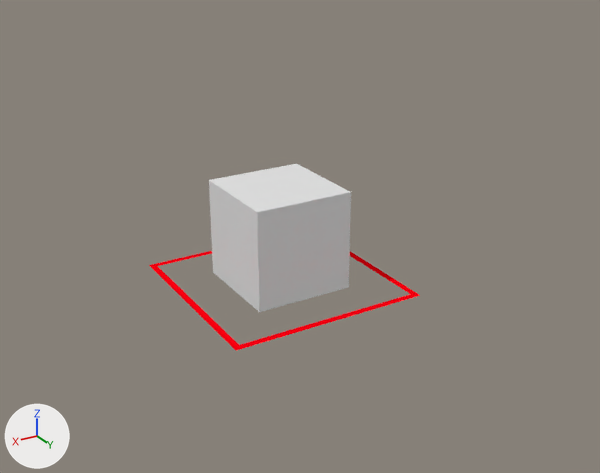
One commit to the Blender file rct2/scenery/SpaceTheming/sst_Satellite/sst_V001.blend: the scene before it, then after it.
One viewpoint serves both versions: a camera (50 mm lens) standing at (7.4, 13.13, 7.41) and looking at (-0.16, 0.53, 1.11). Every picture has the same lights, and +X, +Y and +Z are marked at lower left. The picture after the commit comes second.
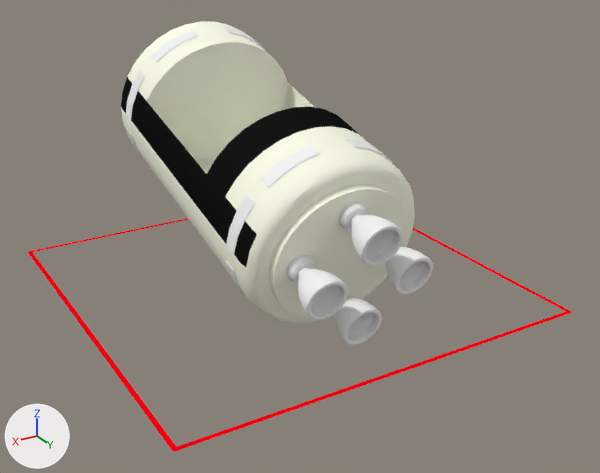
Diff of the bpy script that builds the scene:
```diff
--- a/rct2/scenery/SpaceTheming/sst_Satellite/sst_V001.blend.py
+++ b/rct2/scenery/SpaceTheming/sst_Satellite/sst_V001.blend.py
@@ me_plane_001 @@
 me_plane_001.from_pydata(...)  # 8 vertices, 4 faces; spans x -2.0..2.0, y -2.0..2.0, z 0.0
-me_plane_001.vertices[4].co = (-1.86, 1.86, 0.0)  # pixel (410, 294)
-me_plane_001.vertices[5].co = (-1.86, -1.86, 0.0)
-me_plane_001.vertices[6].co = (1.86, -1.86, 0.0)  # pixel (157, 266)
-me_plane_001.vertices[7].co = (1.86, 1.86, 0.0)  # pixel (239, 344)
+# me_plane_001 part 1
+me_plane_001.vertices[4].co = (-1.96, 1.96, 0.0)  # pixel (566, 311)
+me_plane_001.vertices[5].co = (-1.96, -1.96, 0.0)
+me_plane_001.vertices[6].co = (1.96, -1.96, 0.0)  # pixel (32, 252)
+me_plane_001.vertices[7].co = (1.96, 1.96, 0.0)  # pixel (176, 446)
 me_plane_001.materials.append(mat_guide)
@@ ob_cube @@
-ob_cube = bpy.data.objects.new('Cube', me_cube)
@@ ob_plane_001 @@
 ob_plane_001.location = (0.0, 0.0, 0.0)
+ob_plane_001.scale = (2.0, 2.0, 2.0)
@@ ob_cylinder_002 @@
+ob_cylinder_002 = bpy.data.objects.new('Cylinder.002', me_cylinder_004)  # 640 vertices, 610 faces; spans x -0.247..0.247, y -1.626..-1.241, z 0.304..0.799; in mat_space_steel (white #f5f5f5); modifiers EDGE_SPLIT
+ob_cylinder_002.parent = ob_cylinder
+ob_cylinder_002.location = (0.0, 0.0, 2.0)
+ob_cylinder_002.rotation_euler = (0.0, 0.0, 3.142)  # degrees (0, 0, 180)
+ob_cylinder_002.scale = (1.6, 2.56, 1.6)
@@ ob_cylinder @@
+ob_cylinder = bpy.data.objects.new('Cylinder', me_cylinder)  # 544 vertices, 542 faces; spans x -1.1..1.1, y -1.2..1.2, z -1.1..1.1; in mat_saturnv_white (white #feffeb), mat_saturnv_black (black #151515); modifiers EDGE_SPLIT
+ob_cylinder.location = (0.0, -0.87, 2.23)
+ob_cylinder.rotation_euler = (0.262, 0.0, 3.142)  # degrees (15, 0, 180)
+ob_cylinder.scale = (1.6, 2.56, 1.6)
@@ ob_cylinder_003 @@
+ob_cylinder_003 = bpy.data.objects.new('Cylinder.003', me_cylinder_004)  # 640 vertices, 610 faces; spans x -0.247..0.247, y -1.626..-1.241, z 0.304..0.799; in mat_space_steel (white #f5f5f5); modifiers EDGE_SPLIT
+ob_cylinder_003.parent = ob_cylinder
+ob_cylinder_003.location = (0.0, 0.0, 2.0)
+ob_cylinder_003.rotation_euler = (-3.142, -1.571, 0.0)  # degrees (-180, -90, 0)
+ob_cylinder_003.scale = (1.6, 2.56, 1.6)
@@ ob_cylinder_004 @@
+ob_cylinder_004 = bpy.data.objects.new('Cylinder.004', me_cylinder_004)  # 640 vertices, 610 faces; spans x -0.247..0.247, y -1.626..-1.241, z 0.304..0.799; in mat_space_steel (white #f5f5f5); modifiers EDGE_SPLIT
+ob_cylinder_004.parent = ob_cylinder
+ob_cylinder_004.location = (0.0, 0.0, 2.0)
+ob_cylinder_004.rotation_euler = (-3.142, 0.0, 0.0)  # degrees (-180, 0, 0)
+ob_cylinder_004.scale = (1.6, 2.56, 1.6)
@@ ob_cylinder_005 @@
+ob_cylinder_005 = bpy.data.objects.new('Cylinder.005', me_cylinder_004)  # 640 vertices, 610 faces; spans x -0.247..0.247, y -1.626..-1.241, z 0.304..0.799; in mat_space_steel (white #f5f5f5); modifiers EDGE_SPLIT
+ob_cylinder_005.parent = ob_cylinder
+ob_cylinder_005.location = (0.0, 0.0, 2.0)
+ob_cylinder_005.rotation_euler = (-3.142, 1.571, 0.0)  # degrees (-180, 90, 0)
+ob_cylinder_005.scale = (1.6, 2.56, 1.6)
@@ ob_cylinder_001 @@
+ob_cylinder_001 = bpy.data.objects.new('Cylinder.001', me_cylinder_003)  # 64 vertices, 34 faces; spans x -0.85..0.85, y -1.26..-1.2, z -0.85..0.85; in mat_saturnv_white (white #feffeb); modifiers EDGE_SPLIT
+ob_cylinder_001.parent = ob_cylinder
+ob_cylinder_001.location = (0.0, 0.0, 2.0)
+ob_cylinder_001.rotation_euler = (0.0, 0.0, 3.142)  # degrees (0, 0, 180)
+ob_cylinder_001.scale = (1.6, 2.56, 1.6)
@@ ob_cylinder_006 @@
+ob_cylinder_006 = bpy.data.objects.new('Cylinder.006', me_cylinder_006)  # 62 vertices, 23 faces; spans x -1.1..1.1, y -0.99..-0.87, z -1.1..1.08; in mat_space_steel (white #f5f5f5); modifiers MIRROR, SOLIDIFY, BEVEL, EDGE_SPLIT
+ob_cylinder_006.location = (0.0, -0.87, 2.23)
+ob_cylinder_006.rotation_euler = (0.262, 0.0, 3.142)  # degrees (15, 0, 180)
+ob_cylinder_006.scale = (1.6, 2.56, 1.6)
```

Boxes [x1, y1, x2, y2] around the edits, measured in the pictures (600 x 473 px):
'Cylinder', added: after [121, 21, 415, 324]
'Cube', deleted: before [209, 164, 351, 312]
'Cylinder.001', added: after [270, 185, 407, 317]
'Plane.001', reshaped, rescaled: before [149, 251, 420, 350]; after [28, 218, 572, 452]
'Cylinder.006', added: after [126, 27, 392, 298]
'Cylinder.002', added: after [338, 202, 403, 266]
'Cylinder.003', added: after [286, 255, 348, 320]
'Cylinder.005', added: after [385, 247, 433, 295]
'Cylinder.004', added: after [335, 290, 382, 345]
